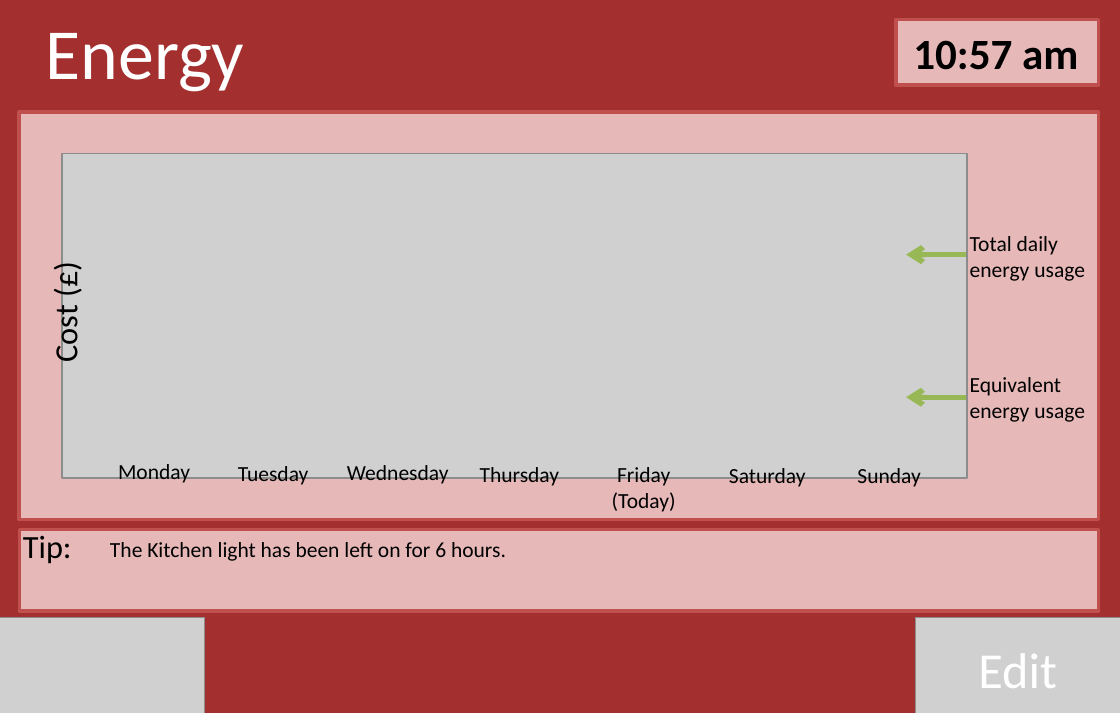
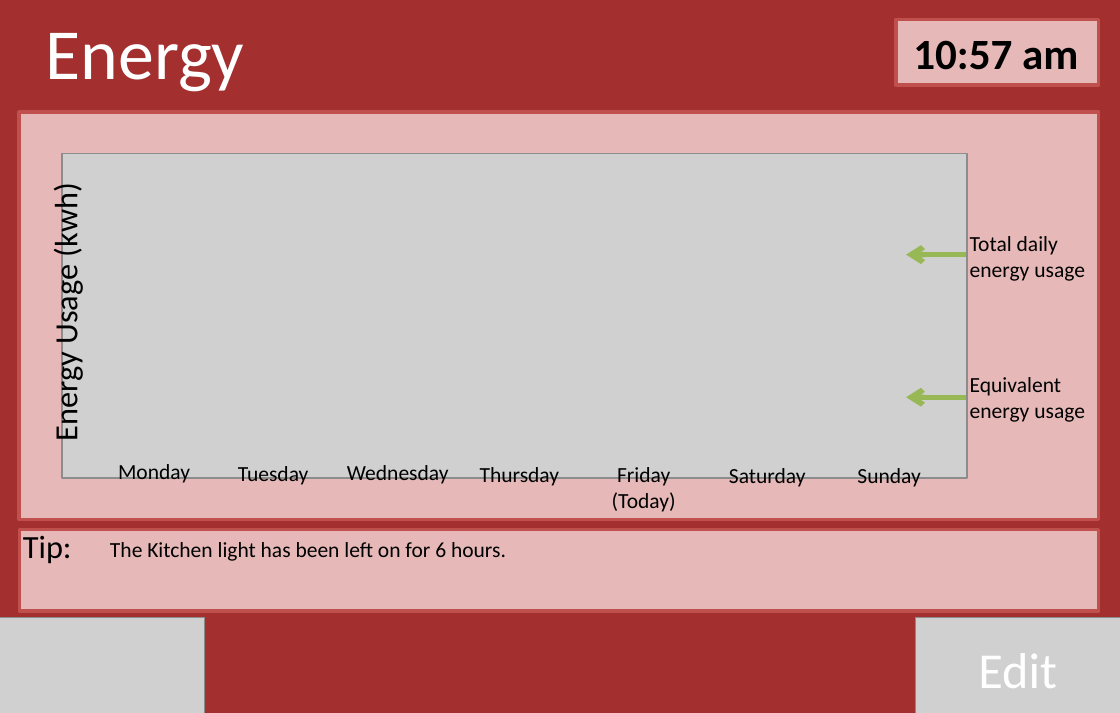
Before and after one commit to Gordo851/Design, a slide deck: slide 10 of story_board_buttonAction4.pptx. Drawn at 1120x713 pixels with LibreOffice and Linux fonts; fonts in the diff are those of the drawing; grey boxes stand for pictures. Boxes give left, top, right and bottom in pixels: in the first picture for what was removed or moved away, otherwise in the second. Text is boxed around its words. In the diff, an @@ line names an element or a change of style, - is before the commit and + after.

```diff
--- a/story_board_buttonAction4.pptx
+++ b/story_board_buttonAction4.pptx
@@ text at <box>47,190,86,439</box>: text changed @@
-Cost (£)
+Energy Usage (kwh)
```
Also in this commit, not shown: 2 other files.
